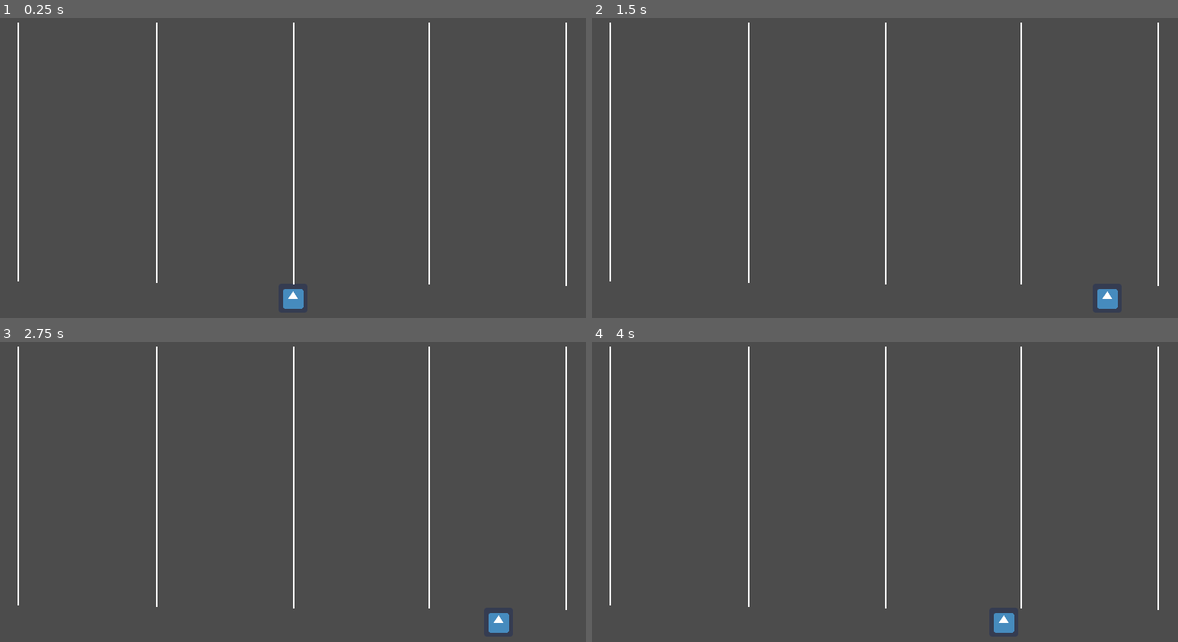
Above: before the commit, frames 1-4 (two rows, left to right).
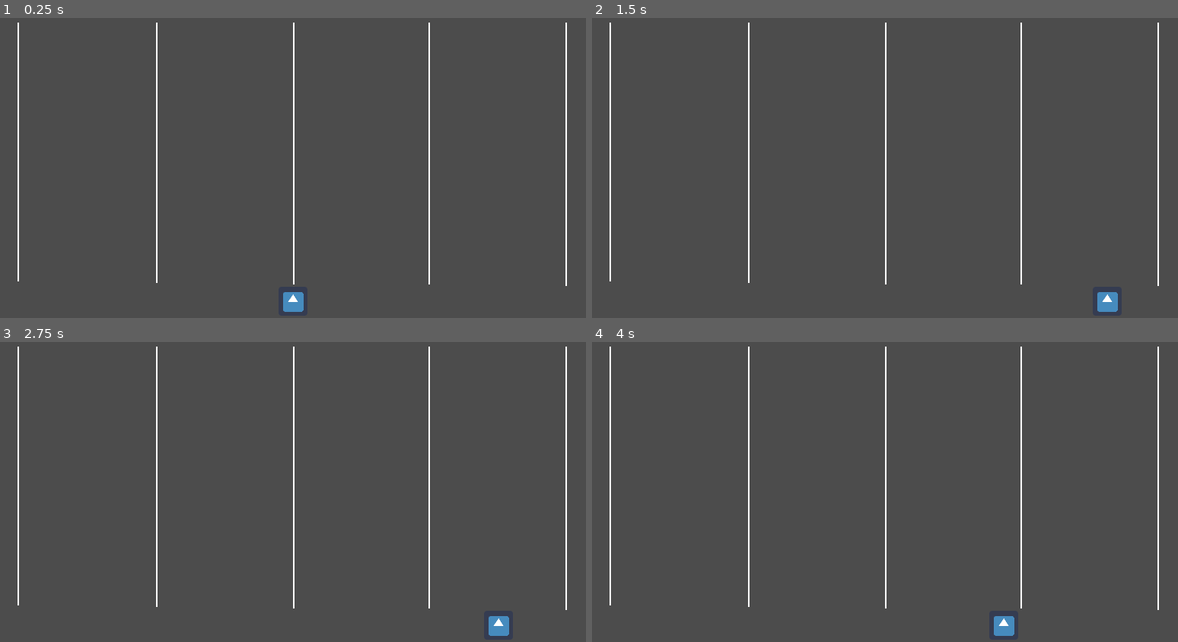
Above: after the commit, the same moments.

Repository: Sleeping-Robot-Games/vapor-rider
Game: Godot game, scene res://scenes/Game.tscn
The game is run twice, just before and just after one commit, with the same random seed, the same clock (stepped at 60 frames per second) and the same inputs. The engine's default icon, where the game draws it, is replaced by a stand-in: a white triangle on a blue panel in a dark square.
Inputs:
- Up to frame 1 (0.25 s): no input
- Up to frame 2 (1.5 s): tap Enter at 0.5 s; hold Right (right) 0.53-1.28 s; tap Space (shoot) at 0.6, 1.35 s; hold Left (left) from 1.28 s (still down)
- Up to frame 3 (2.75 s): release Left (left) at 2.03 s; hold Right (right) from 2.03 s (still down); tap Space (shoot) at 2.1 s
- Up to frame 4 (4 s): tap Space (shoot) at 2.85, 3.5, 3.6 s; release Right (right) at 3.53 s; hold Left (left) from 3.53 s (still down)

The runs differ from the first frame. In frame 1, 0.1% of the frame differs, in the area x 48-52%, y 90-98%; in frame 2, 0.1%; in frame 3, 0.1%; in frame 4, 0.1%.

Commit message:
WIP on enemy movement/spawn points

Diff:
--- a/scenes/Enemy.tscn
+++ b/scenes/Enemy.tscn
@@ -17,3 +17,7 @@
 [node name="Sprite" type="Sprite" parent="."]
 modulate = Color( 1, 0.458824, 0.458824, 1 )
 texture = ExtResource( 1 )
+
+[node name="MoveTimer" type="Timer" parent="."]
+
+[connection signal="timeout" from="MoveTimer" to="." method="_on_MoveTimer_timeout"]
--- a/scenes/Game.tscn
+++ b/scenes/Game.tscn
@@ -28,7 +28,7 @@
 [node name="YSort" type="YSort" parent="."]
 
 [node name="PlayerPath2D" type="Path2D" parent="YSort"]
-position = Vector2( 3, 0 )
+position = Vector2( 3, 2 )
 curve = SubResource( 3 )
 
 [node name="PathFollow2D" type="PathFollow2D" parent="YSort/PlayerPath2D"]
@@ -71,3 +71,65 @@
 margin_top = 46.0
 margin_right = 380.0
 margin_bottom = 219.0
+
+[node name="EnemyPositionPoints" type="Node2D" parent="YSort"]
+
+[node name="Spawn0" type="Position2D" parent="YSort/EnemyPositionPoints"]
+position = Vector2( 20, 3 )
+
+[node name="Spawn1" type="Position2D" parent="YSort/EnemyPositionPoints"]
+position = Vector2( 110, 3 )
+
+[node name="Spawn2" type="Position2D" parent="YSort/EnemyPositionPoints"]
+position = Vector2( 200, 3 )
+
+[node name="Spawn3" type="Position2D" parent="YSort/EnemyPositionPoints"]
+position = Vector2( 288, 4 )
+
+[node name="Spawn4" type="Position2D" parent="YSort/EnemyPositionPoints"]
+position = Vector2( 379, 4 )
+
+[node name="Lane0Pos0" type="Position2D" parent="YSort/EnemyPositionPoints"]
+position = Vector2( 20, 45 )
+
+[node name="Lane0Pos1" type="Position2D" parent="YSort/EnemyPositionPoints"]
+position = Vector2( 20, 88 )
+
+[node name="Lane0Pos2" type="Position2D" parent="YSort/EnemyPositionPoints"]
+position = Vector2( 20, 133 )
+
+[node name="Lane0Pos3" type="Position2D" parent="YSort/EnemyPositionPoints"]
+position = Vector2( 20, 178 )
+
+[node name="Lane0Pos4" type="Position2D" parent="YSort/EnemyPositionPoints"]
+position = Vector2( 20, 220 )
+
+[node name="Lane1Pos0" type="Position2D" parent="YSort/EnemyPositionPoints"]
+position = Vector2( 111, 45 )
+
+[node name="Lane1Pos1" type="Position2D" parent="YSort/EnemyPositionPoints"]
+position = Vector2( 111, 87 )
+
+[node name="Lane1Pos2" type="Position2D" parent="YSort/EnemyPositionPoints"]
+position = Vector2( 111, 132 )
+
+[node name="Lane1Pos3" type="Position2D" parent="YSort/EnemyPositionPoints"]
+position = Vector2( 111, 176 )
+
+[node name="Lane1Pos4" type="Position2D" parent="YSort/EnemyPositionPoints"]
+position = Vector2( 111, 220 )
+
+[node name="Lane2Pos0" type="Position2D" parent="YSort/EnemyPositionPoints"]
+position = Vector2( 201, 45 )
+
+[node name="Lane2Pos1" type="Position2D" parent="YSort/EnemyPositionPoints"]
+position = Vector2( 201, 85 )
+
+[node name="Lane2Pos2" type="Position2D" parent="YSort/EnemyPositionPoints"]
+position = Vector2( 201, 130 )
+
+[node name="Lane2Pos3" type="Position2D" parent="YSort/EnemyPositionPoints"]
+position = Vector2( 201, 174 )
+
+[node name="Lane2Pos4" type="Position2D" parent="YSort/EnemyPositionPoints"]
+position = Vector2( 201, 220 )
--- a/scripts/Enemy.gd
+++ b/scripts/Enemy.gd
@@ -12,3 +12,8 @@
 
 func dmg():
 	queue_free()
+
+
+func _on_MoveTimer_timeout():
+	pass # Replace with function body.
+	## NOTE: When moving LanePos4 will not be used. Created it for items to drop down to player
